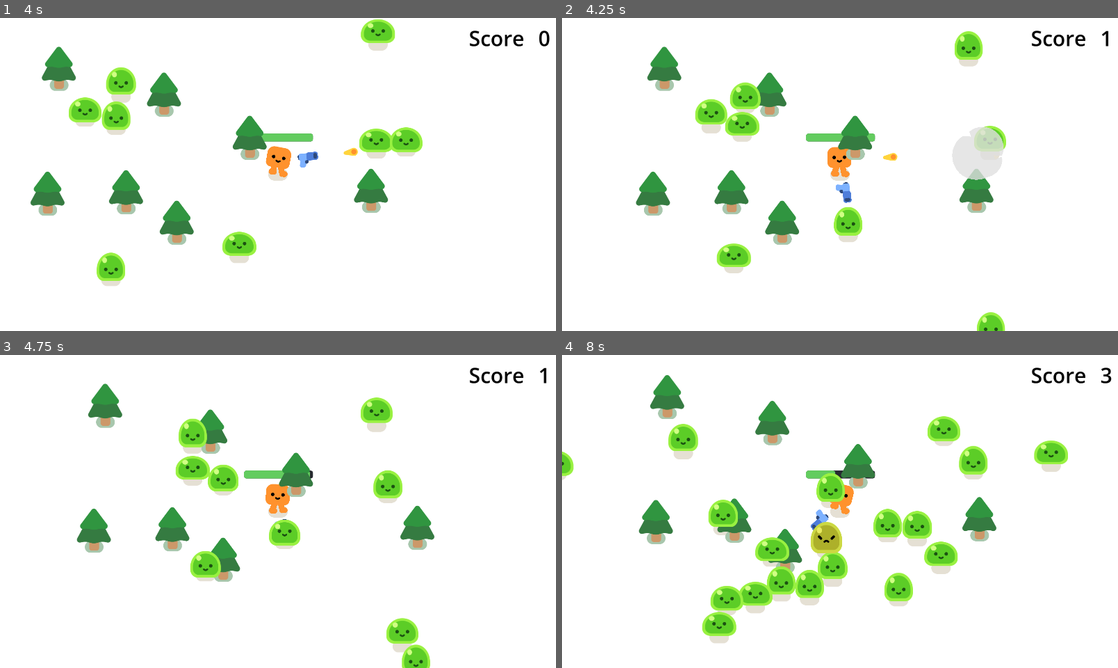
Above: before the commit, frames 1-4 (two rows, left to right).
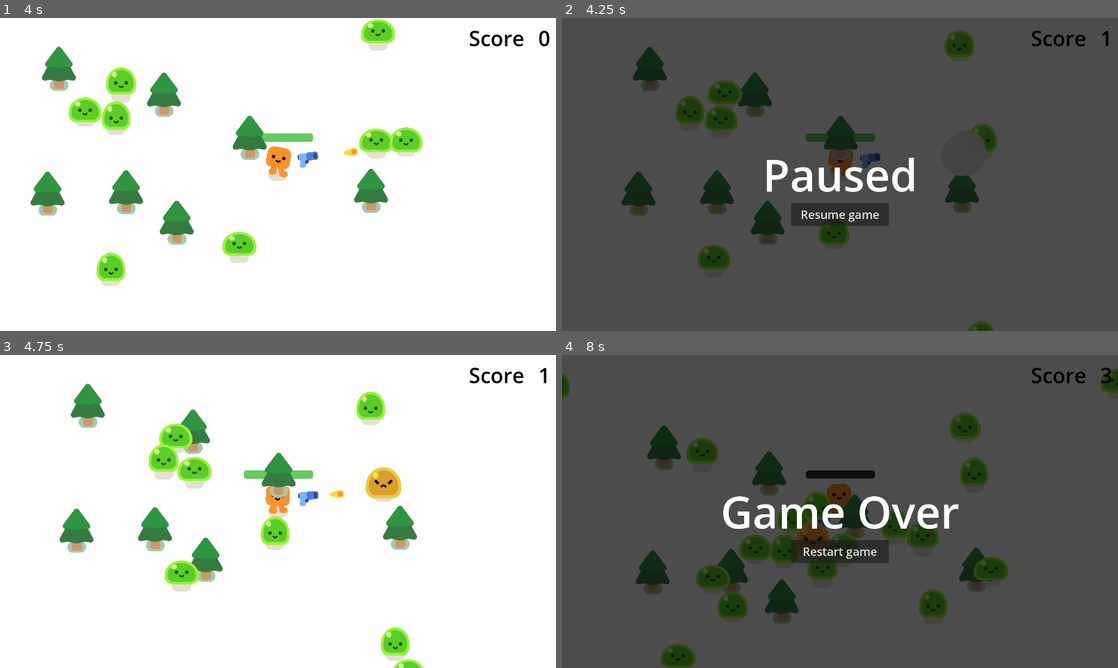
Above: after the commit, the same moments.

Repository: millwardesque/vampire-survivor-tutorial-ex
Game: Godot game, scene res://survivors_game.tscn
Same seed, same stepped clock (60 frames per second), same inputs: the game is played once before the commit and once after it.
Inputs (mouse positions are in pixels of both pictures, inside the frame that each line leads up to):
- Up to frame 1 (4 s): tap Enter at 0.5 s; hold D (move_right) 0.53-1.28 s; hold S (move_down) 1.28-2.03 s; hold D (move_right) 2.03-2.78 s; hold W (move_up) 2.78-3.53 s; hold A (move_left) from 3.53 s (still down)
- Up to frame 2 (4.25 s): keep holding A (move_left); tap Escape (toggle_pause, bound only after the commit) at 4.15 s
- Up to frame 3 (4.75 s): release A (move_left) at 4.25 s; click (278, 552) at 4.25 s, where only the run after the commit has a clickable "Resume game"
- Up to frame 4 (8 s): hold A (move_left) 5.03-5.78 s; hold S (move_down) 5.78-6.53 s; hold D (move_right) 6.53-7.28 s; hold W (move_up) from 7.28 s (still down)

Frame 1 is identical in both runs. In frame 2, 99% of the frame differs, in the area x 0-100%, y 0-100%; in frame 3, 10%; in frame 4, 99%.

Commit message:
[pause] Added game pause and unpause

Diff:
--- a/game.gd
+++ b/game.gd
@@ -1,4 +1,24 @@
 extends Node2D
+
+func _input(event):
+	if not %PausedScreen.visible and event.is_action_pressed("toggle_pause"):
+		get_viewport().set_input_as_handled()
+		pause_game()
+
+func _on_spawn_timer_timeout():
+	spawn_mob()
+
+func _on_player_health_depleted():
+	%GameOverScreen.visible = true
+	get_tree().paused = true
+
+func _on_reset_game_clicked():
+	get_tree().paused = false
+	get_tree().reload_current_scene()
+
+func pause_game():
+	%PausedScreen.visible = true
+	get_tree().paused = true
 
 func spawn_mob():
 	var new_mob = preload("res://Mob.tscn").instantiate()
@@ -7,14 +27,3 @@
 	new_mob.global_position = %SpawnPathFollower.global_position
 
 	%Enemies.add_child(new_mob)
-
-func _on_spawn_timer_timeout():
-	spawn_mob()
-
-func _on_player_health_depleted():
-	%GameOverScreen.visible = true
-	get_tree().paused = true;
-
-func _on_reset_game_clicked():
-	get_tree().paused = false
-	get_tree().reload_current_scene()
--- /dev/null
+++ b/paused_screen.gd
@@ -0,0 +1,14 @@
+extends CanvasLayer
+
+func _input(event: InputEvent):
+	if visible and event.is_action_pressed("toggle_pause"):
+		get_viewport().set_input_as_handled()
+		unpause_game()
+
+func _on_resume_game_pressed():
+	get_tree().paused = false
+	visible = false
+
+func unpause_game():
+	get_tree().paused = false
+	visible = false
--- /dev/null
+++ b/paused_screen.tscn
@@ -0,0 +1,49 @@
+[gd_scene load_steps=2 format=3 uid="uid://sx8cwas3voub"]
+
+[ext_resource type="Script" path="res://paused_screen.gd" id="1_qp7hf"]
+
+[node name="PausedScreen" type="CanvasLayer"]
+process_mode = 3
+script = ExtResource("1_qp7hf")
+
+[node name="ColorRect" type="ColorRect" parent="."]
+anchors_preset = 15
+anchor_right = 1.0
+anchor_bottom = 1.0
+grow_horizontal = 2
+grow_vertical = 2
+color = Color(0, 0, 0, 0.701961)
+
+[node name="Paused label" type="Label" parent="ColorRect"]
+layout_mode = 1
+anchors_preset = 8
+anchor_left = 0.5
+anchor_top = 0.5
+anchor_right = 0.5
+anchor_bottom = 0.5
+offset_left = -43.5
+offset_top = -11.5
+offset_right = 43.5
+offset_bottom = 11.5
+grow_horizontal = 2
+grow_vertical = 2
+theme_override_font_sizes/font_size = 152
+text = "Paused"
+
+[node name="Resume game" type="Button" parent="."]
+process_mode = 3
+anchors_preset = 8
+anchor_left = 0.5
+anchor_top = 0.5
+anchor_right = 0.5
+anchor_bottom = 0.5
+offset_left = -169.0
+offset_top = 98.0
+offset_right = 169.0
+offset_bottom = 177.0
+grow_horizontal = 2
+grow_vertical = 2
+theme_override_font_sizes/font_size = 40
+text = "Resume game"
+
+[connection signal="pressed" from="Resume game" to="." method="_on_resume_game_pressed"]
--- a/player.gd
+++ b/player.gd
@@ -20,7 +20,6 @@
 
 	emit_signal("score_change", score)
 
-
 func _physics_process(delta):
 	var direction = Input.get_vector("move_left", "move_right", "move_up", "move_down")
 	velocity = direction * MOVEMENT_SPEED
--- a/project.godot
+++ b/project.godot
@@ -115,6 +115,11 @@
 "events": [Object(InputEventKey,"resource_local_to_scene":false,"resource_name":"","device":-1,"window_id":0,"alt_pressed":false,"shift_pressed":false,"ctrl_pressed":false,"meta_pressed":false,"pressed":false,"keycode":0,"physical_keycode":83,"key_label":0,"unicode":115,"echo":false,"script":null)
 ]
 }
+toggle_pause={
+"deadzone": 0.5,
+"events": [Object(InputEventKey,"resource_local_to_scene":false,"resource_name":"","device":-1,"window_id":0,"alt_pressed":false,"shift_pressed":false,"ctrl_pressed":false,"meta_pressed":false,"pressed":false,"keycode":0,"physical_keycode":4194305,"key_label":0,"unicode":0,"echo":false,"script":null)
+]
+}
 
 [layer_names]
 
--- a/survivors_game.tscn
+++ b/survivors_game.tscn
@@ -1,9 +1,10 @@
-[gd_scene load_steps=7 format=3 uid="uid://nxcul3mfumb7"]
+[gd_scene load_steps=8 format=3 uid="uid://nxcul3mfumb7"]
 
 [ext_resource type="PackedScene" uid="uid://bmpopsk75n4pn" path="res://player.tscn" id="1_ki24f"]
 [ext_resource type="Script" path="res://game.gd" id="1_wvcjb"]
 [ext_resource type="PackedScene" uid="uid://rqpcme5v2oca" path="res://pine_tree.tscn" id="2_auc2b"]
 [ext_resource type="PackedScene" uid="uid://c238tdq0lhcl8" path="res://in_game_ux.tscn" id="4_8faun"]
+[ext_resource type="PackedScene" uid="uid://sx8cwas3voub" path="res://paused_screen.tscn" id="5_88t8x"]
 
 [sub_resource type="Curve2D" id="Curve2D_qpewy"]
 _data = {
@@ -124,6 +125,10 @@
 theme_override_font_sizes/font_size = 40
 text = "Restart game"
 
+[node name="PausedScreen" parent="." instance=ExtResource("5_88t8x")]
+unique_name_in_owner = true
+visible = false
+
 [connection signal="health_depleted" from="SandboxLevel/Player" to="." method="_on_player_health_depleted"]
 [connection signal="score_change" from="SandboxLevel/Player" to="SandboxLevel/InGameUX" method="_on_player_score_change"]
 [connection signal="timeout" from="SandboxLevel/SpawnTimer" to="." method="_on_spawn_timer_timeout"]
Not shown, changed: README.md
